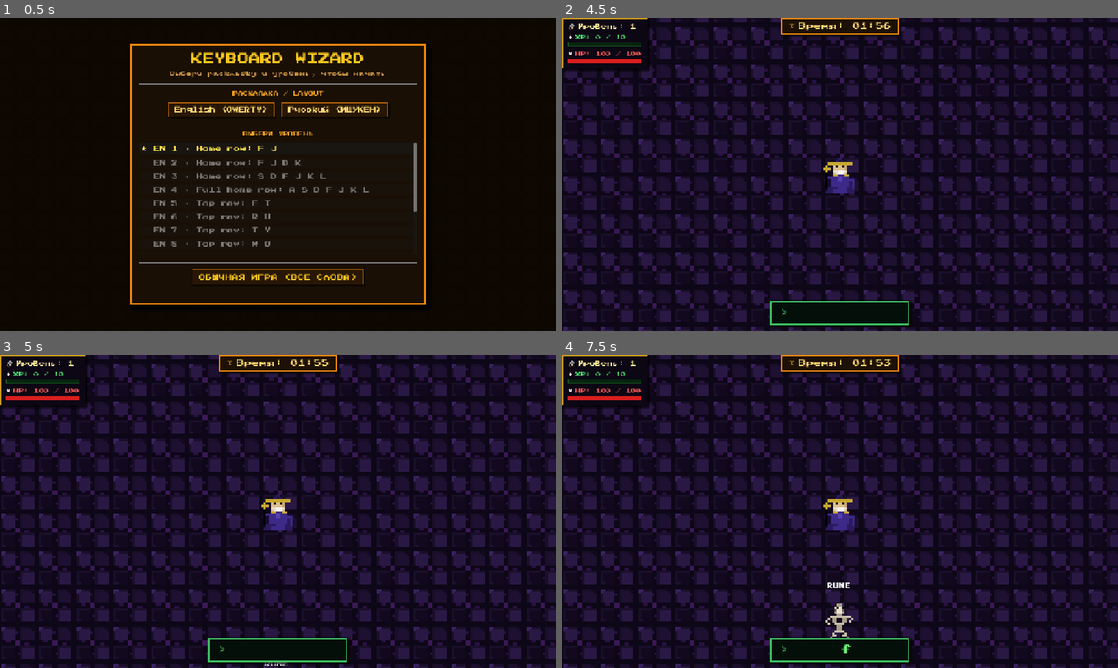
Above: before the commit, frames 1-4 (two rows, left to right).
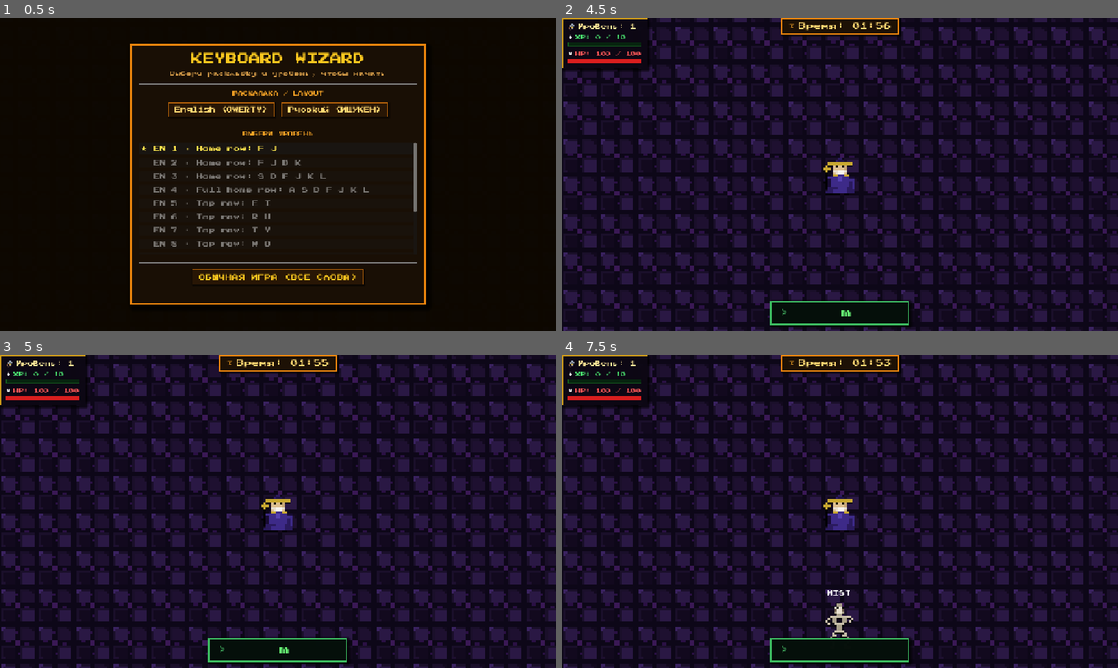
Above: after the commit, the same moments.

Repository: ilya885400/KeyboardWizard
Game: Godot game, scene res://scenes/Main.tscn
The game is run twice, just before and just after one commit, with the same random seed, the same clock (stepped at 60 frames per second) and the same inputs. Sound files missing from this copy of the repository are replaced by a short silence.
Inputs:
- Up to frame 1 (0.5 s): no input
- Up to frame 2 (4.5 s): click "ОБЫЧНАЯ ИГРА (ВСЕ СЛОВА)" at 0.5 s; tap Enter (ui_accept) at 1.25, 1.52, 2.27, 3.5, 3.77 s; hold D 1.28-2.03 s; hold Shift 1.28-2.03 s; tap K at 2.1 s; hold J 2.78-3.53 s; hold D 2.78-4.28 s; tap F at 3.6 s; tap M at 4.35 s
- Up to frame 3 (5 s): tap Enter (ui_accept) at 4.52 s
- Up to frame 4 (7.5 s): tap Enter (ui_accept) at 5, 5.27, 5.75, 6.77 s; tap Shift at 5.1 s; hold K 5.78-6.53 s; hold D from 6.53 s (still down); tap J at 6.6 s; hold F from 7.28 s (still down)

Frame 1 is identical in both runs. In frame 2, less than 0.1% of the frame differs, in the area x 47-53%, y 47-96%; in frame 3, less than 0.1%; in frame 4, 0.2%.

Commit message:
Подкрутив визуал врагов, окошка ввода, hp и xp бар теперь работает

Diff:
--- a/scenes/Enemy.tscn
+++ b/scenes/Enemy.tscn
@@ -108,6 +108,14 @@
 animation = &"walk"
 autoplay = "walk"
 
+[node name="Shadow" type="AnimatedSprite2D" parent="AnimatedSprite2D" unique_id=712652405]
+modulate = Color(0, 0, 0, 1)
+z_index = -1
+position = Vector2(0, 0.5)
+sprite_frames = SubResource("SpriteFrames_enemy")
+animation = &"walk"
+autoplay = "walk"
+
 [node name="LabelBG" type="Panel" parent="." unique_id=1806616539]
 visible = false
 z_index = -1
@@ -119,9 +127,9 @@
 
 [node name="WordLabel" type="RichTextLabel" parent="." unique_id=426150381]
 offset_left = -50.0
-offset_top = -116.0
+offset_top = -96.0
 offset_right = 50.0
-offset_bottom = -84.0
+offset_bottom = -64.0
 theme_override_colors/default_color = Color(1, 1, 1, 1)
 theme_override_font_sizes/normal_font_size = 17
 bbcode_enabled = true
@@ -147,4 +155,5 @@
 [node name="DetectionArea" type="Area2D" parent="." unique_id=1020472523]
 
 [node name="DetectionShape" type="CollisionShape2D" parent="DetectionArea" unique_id=733252821]
+visible = false
 shape = SubResource("CircleShape2D_detect")
--- a/scenes/EnemyGoblin.tscn
+++ b/scenes/EnemyGoblin.tscn
@@ -83,6 +83,15 @@
 autoplay = "walk"
 frame_progress = 0.53662145
 
+[node name="Shadow" type="AnimatedSprite2D" parent="AnimatedSprite2D" unique_id=1504040816]
+modulate = Color(0, 0, 0, 1)
+z_index = -1
+position = Vector2(0, 0.5)
+sprite_frames = SubResource("SpriteFrames_goblin")
+animation = &"walk"
+autoplay = "walk"
+frame_progress = 0.53662145
+
 [node name="LabelBG" type="Panel" parent="." unique_id=333099203]
 visible = false
 z_index = -1
@@ -94,9 +103,9 @@
 
 [node name="WordLabel" type="RichTextLabel" parent="." unique_id=1450093450]
 offset_left = -50.0
-offset_top = -116.0
+offset_top = -86.0
 offset_right = 50.0
-offset_bottom = -84.0
+offset_bottom = -54.0
 theme_override_colors/default_color = Color(0.72, 1, 0.72, 1)
 theme_override_font_sizes/normal_font_size = 17
 bbcode_enabled = true
--- a/scenes/EnemyTroll.tscn
+++ b/scenes/EnemyTroll.tscn
@@ -77,7 +77,7 @@
 [node name="EnemyTroll" type="CharacterBody2D" unique_id=1087866235 groups=["enemies"]]
 script = ExtResource("1_enemy")
 speed = 45.0
-hp = 4
+hp = 4.0
 exp_reward = 15
 enemy_type = "troll"
 
@@ -86,6 +86,14 @@
 
 [node name="AnimatedSprite2D" type="AnimatedSprite2D" parent="." unique_id=487303567]
 scale = Vector2(6, 6)
+sprite_frames = SubResource("SpriteFrames_troll")
+animation = &"walk"
+autoplay = "walk"
+
+[node name="Shadow" type="AnimatedSprite2D" parent="AnimatedSprite2D" unique_id=1456103522]
+modulate = Color(0, 0, 0, 1)
+z_index = -1
+position = Vector2(0, 0.6)
 sprite_frames = SubResource("SpriteFrames_troll")
 animation = &"walk"
 autoplay = "walk"
@@ -101,9 +109,9 @@
 
 [node name="WordLabel" type="RichTextLabel" parent="." unique_id=994714958]
 offset_left = -62.0
-offset_top = -138.0
+offset_top = -73.0
 offset_right = 62.0
-offset_bottom = -102.0
+offset_bottom = -37.0
 theme_override_colors/default_color = Color(1, 0.8, 0.5, 1)
 theme_override_font_sizes/normal_font_size = 18
 bbcode_enabled = true
@@ -115,9 +123,9 @@
 
 [node name="HPBar" type="ProgressBar" parent="." unique_id=984149269]
 offset_left = -40.0
-offset_top = -152.0
+offset_top = -87.0
 offset_right = 40.0
-offset_bottom = -142.0
+offset_bottom = -77.0
 theme_override_colors/font_color = Color(0, 0, 0, 0)
 theme_override_styles/background = SubResource("StyleBoxFlat_hp_bg")
 theme_override_styles/fill = SubResource("StyleBoxFlat_hp_fill")
--- a/scenes/EnemyWraith.tscn
+++ b/scenes/EnemyWraith.tscn
@@ -101,6 +101,14 @@
 autoplay = "walk"
 frame_progress = 0.32094523
 
+[node name="Shadow" type="AnimatedSprite2D" parent="AnimatedSprite2D" unique_id=153876282]
+visible = false
+modulate = Color(0.85, 0.7, 1, 0.9)
+sprite_frames = SubResource("SpriteFrames_wraith")
+animation = &"walk"
+autoplay = "walk"
+frame_progress = 0.32094523
+
 [node name="LabelBG" type="Panel" parent="." unique_id=2036244024]
 visible = false
 z_index = -1
@@ -112,9 +120,9 @@
 
 [node name="WordLabel" type="RichTextLabel" parent="." unique_id=1596112124]
 offset_left = -50.0
-offset_top = -116.0
+offset_top = -86.0
 offset_right = 50.0
-offset_bottom = -84.0
+offset_bottom = -54.0
 theme_override_colors/default_color = Color(0.8, 0.68, 1, 1)
 theme_override_font_sizes/normal_font_size = 17
 bbcode_enabled = true
@@ -126,9 +134,9 @@
 
 [node name="HPBar" type="ProgressBar" parent="." unique_id=1433379475]
 offset_left = -32.0
-offset_top = -130.0
+offset_top = -100.0
 offset_right = 32.0
-offset_bottom = -122.0
+offset_bottom = -92.0
 theme_override_colors/font_color = Color(0, 0, 0, 0)
 theme_override_styles/background = SubResource("StyleBoxFlat_hp_bg")
 theme_override_styles/fill = SubResource("StyleBoxFlat_hp_fill")
@@ -137,6 +145,7 @@
 show_percentage = false
 
 [node name="DetectionArea" type="Area2D" parent="." unique_id=579247296]
+visible = false
 
 [node name="DetectionShape" type="CollisionShape2D" parent="DetectionArea" unique_id=1067935783]
 shape = SubResource("CircleShape2D_detect")
--- a/scenes/Main.tscn
+++ b/scenes/Main.tscn
@@ -9,6 +9,7 @@
 [ext_resource type="PackedScene" uid="uid://dppnmoa3rs8iw" path="res://scenes/EnemyGoblin.tscn" id="6_q8u5g"]
 [ext_resource type="PackedScene" uid="uid://bxfm1nu8j665e" path="res://scenes/EnemyWraith.tscn" id="7_lhr70"]
 [ext_resource type="PackedScene" uid="uid://ccimgpbhan3mn" path="res://scenes/EnemyTroll.tscn" id="8_wp0k4"]
+[ext_resource type="AudioStream" uid="uid://bf3i582reacki" path="res://2026-05-20T07_05_20.581Z.wav" id="10_lhr70"]
 
 [sub_resource type="AudioStream" id="AudioStream_c01mt"]
 
@@ -150,8 +151,8 @@
 max_distance = 800.0
 
 [node name="Music" type="AudioStreamPlayer" parent="AudioManager" unique_id=1519412696]
+stream = ExtResource("10_lhr70")
 volume_db = -12.0
-autoplay = true
 
 [node name="HUD" type="CanvasLayer" parent="." unique_id=1173551988]
 layer = 5
@@ -237,7 +238,6 @@
 
 [node name="WinScreen" type="CanvasLayer" parent="." unique_id=2027264469]
 layer = 30
-visible = false
 
 [node name="Dimmer" type="ColorRect" parent="WinScreen" unique_id=1403895856]
 anchors_preset = 15
@@ -281,7 +281,7 @@
 layout_mode = 2
 theme_override_colors/font_color = Color(0.88, 0.65, 0.3, 1)
 theme_override_font_sizes/font_size = 16
-text = "Волшебник выжил все 10 минут!"
+text = "Волшебник выжил все 2 минуты!"
 horizontal_alignment = 1
 
 [node name="HSep1" type="HSeparator" parent="WinScreen/Panel/VBox" unique_id=867888644]
@@ -632,6 +632,7 @@
 vertical_alignment = 1
 
 [node name="LessonResultScreen" type="CanvasLayer" parent="." unique_id=1178881705]
+visible = false
 
 [node name="BGDimmer" type="ColorRect" parent="LessonResultScreen" unique_id=1000000060]
 anchors_preset = 15
--- a/scenes/Player.tscn
+++ b/scenes/Player.tscn
@@ -128,6 +128,8 @@
 "name": &"walk",
 "speed": 5.0
 }]
+
+[sub_resource type="ShaderMaterial" id="ShaderMaterial_70d11"]
 
 [sub_resource type="StyleBoxFlat" id="StyleBoxFlat_stats_panel"]
 content_margin_left = 14.0
@@ -192,6 +194,16 @@
 animation = &"attack"
 autoplay = "idle"
 
+[node name="Shadow" type="AnimatedSprite2D" parent="AnimatedSprite2D" unique_id=1878573212]
+modulate = Color(0, 0, 0, 1)
+self_modulate = Color(1, 1, 1, 0.65882355)
+show_behind_parent = true
+material = SubResource("ShaderMaterial_70d11")
+position = Vector2(0, 0.8333334)
+sprite_frames = SubResource("SpriteFrames_wizard")
+animation = &"attack"
+autoplay = "idle"
+
 [node name="CanvasLayer" type="CanvasLayer" parent="." unique_id=1685721350]
 layer = 10
 visible = false
--- a/scenes/Projectile.tscn
+++ b/scenes/Projectile.tscn
@@ -1,7 +1,27 @@
 [gd_scene format=3 uid="uid://d4a607q1lr42x"]
 
 [ext_resource type="Script" uid="uid://d344yin5nfufs" path="res://scripts/projectile.gd" id="1_proj"]
+[ext_resource type="Texture2D" uid="uid://dbe4qlkhxjgwf" path="res://pixel_assets/projectile/download.png" id="2_du7tx"]
 [ext_resource type="Texture2D" uid="uid://ctgjxbrhwqhgx" path="res://assets/projectile_fire.svg" id="2_tex_fire"]
+[ext_resource type="Texture2D" uid="uid://bavnpvh8joa3o" path="res://pixel_assets/projectile/download (1).png" id="3_qjnh8"]
+[ext_resource type="Texture2D" uid="uid://dhthk6dqk136t" path="res://pixel_assets/projectile/download (2).png" id="4_xjfis"]
+
+[sub_resource type="SpriteFrames" id="SpriteFrames_a7ljl"]
+animations = [{
+"frames": [{
+"duration": 1.0,
+"texture": ExtResource("2_du7tx")
+}, {
+"duration": 1.0,
+"texture": ExtResource("3_qjnh8")
+}, {
+"duration": 1.0,
+"texture": ExtResource("4_xjfis")
+}],
+"loop": true,
+"name": &"default",
+"speed": 5.0
+}]
 
 [sub_resource type="CircleShape2D" id="CircleShape2D_proj"]
 radius = 8.0
@@ -36,10 +56,17 @@
 collision_mask = 2
 script = ExtResource("1_proj")
 
+[node name="AnimatedSprite2D" type="AnimatedSprite2D" parent="." unique_id=1919524329]
+scale = Vector2(1.5, 1.5)
+sprite_frames = SubResource("SpriteFrames_a7ljl")
+autoplay = "default"
+frame_progress = 0.7909413
+
 [node name="CollisionShape2D" type="CollisionShape2D" parent="." unique_id=198780010]
 shape = SubResource("CircleShape2D_proj")
 
 [node name="Sprite2D" type="Sprite2D" parent="." unique_id=2085538221]
+visible = false
 scale = Vector2(0.5, 0.5)
 texture = ExtResource("2_tex_fire")
 
--- a/scripts/enemy.gd
+++ b/scripts/enemy.gd
@@ -19,6 +19,8 @@
 
 @onready var label: RichTextLabel = $WordLabel
 @onready var anim_sprite: AnimatedSprite2D = $AnimatedSprite2D
+@onready var anim_sprite_shadow: AnimatedSprite2D = $AnimatedSprite2D/Shadow
+
 @onready var hp_bar: ProgressBar = $HPBar
 
 var player: Node = null
@@ -48,7 +50,7 @@
 	velocity = direction * speed
 	move_and_slide()
 	anim_sprite.flip_h = direction.x < 0
-
+	anim_sprite_shadow.flip_h = direction.x <0
 
 # ─────────────────────────────────────────
 # СЛОВО
--- a/scripts/enemy_manager.gd
+++ b/scripts/enemy_manager.gd
@@ -30,9 +30,23 @@
 # ─────────────────────────────────────────
 # ОРИГИНАЛЬНЫЙ СЛОВАРЬ (обычный режим)
 # ─────────────────────────────────────────
-const WORDS_SHORT  := ["fire", "bolt", "mana", "ice", "arc", "hex"]
-const WORDS_MEDIUM := ["flame", "storm", "rune", "curse", "spell", "shade"]
-const WORDS_LONG   := ["inferno", "blizzard", "grimoire", "sorcery", "eldritch"]
+const WORDS_SHORT := [
+	"fire", "bolt", "mana", "ice", "arc", "hex",
+	"soul", "void", "dark", "wind", "dust", "beam",
+	"orb", "fury", "gaze", "bane", "mist", "glow"
+]
+
+const WORDS_MEDIUM := [
+	"flame", "storm", "rune", "curse", "spell", "shade",
+	"blaze", "chill", "cloak", "ethos", "glyph", "spark",
+	"hallow", "wraith", "venom", "spirit", "shadow", "primal"
+]
+
+const WORDS_LONG := [
+	"inferno", "blizzard", "grimoire", "sorcery", "eldritch",
+	"tempest", "arcane", "channel", "spectral", "shimmer",
+	"phantom", "eclipse", "conjure", "mystic", "barrier"
+]
 
 var word_pool: Array[String] = []
 var max_word_length: int     = 7
--- a/scripts/main.gd
+++ b/scripts/main.gd
@@ -53,6 +53,7 @@
 @onready var keys_label: Label       = $LessonHUD/KeysPanel/KeysLabel
 @onready var acc_label: Label        = $LessonHUD/StatsPanel/VBox/AccLabel
 @onready var wpm_label: Label        = $LessonHUD/StatsPanel/VBox/WpmLabel
+@onready var music_player: AudioStreamPlayer = $AudioManager/Music
 
 # ── Экран выбора урока ─────────────────────────────────────────────────────────
 @onready var lesson_select_screen: CanvasLayer = $LessonSelectScreen
@@ -274,8 +275,14 @@
 
 # ─────────────────────────────────────────
 # СТАРТ ОБЫЧНОЙ ИГРЫ
-# ─────────────────────────────────────────
+# ────────────────────────────────────────
+func _on_music_finished():
+	music_player.play() # Снова запускаем воспроизведение
+
 func _start_normal_game() -> void:
+	music_player.finished.connect(_on_music_finished)
+	music_player.play()
+
 	player.lesson_lang = ""
 
 	$HUD.visible = true
--- a/scripts/player.gd
+++ b/scripts/player.gd
@@ -28,14 +28,20 @@
 # Флаг для контроля анимации атаки
 var is_attacking: bool = false
 
+var was_completed: bool = false
+
 signal leveled_up(new_level: int)
 signal died
 
 @onready var anim_player: AnimatedSprite2D = $AnimatedSprite2D
+@onready var anim_player_shadow: AnimatedSprite2D = $AnimatedSprite2D/Shadow
+
 @onready var exp_label: Label   = $CanvasLayer/StatsPanel/VBox/XPRow/XPHeaderRow/ExpLabel
 @onready var level_label: Label = $CanvasLayer/StatsPanel/VBox/LevelRow/LevelLabel
 @onready var hp_label: Label    = $CanvasLayer/StatsPanel/VBox/HPRow/HPHeaderRow/HPLabel
 @onready var input_label: Label = $CanvasLayer/InputPanel/HBox/InputLabel
+@onready var hp_bar: ProgressBar = $CanvasLayer/StatsPanel/VBox/HPRow/HPBar # Укажите верный путь к вашему ProgressBar
+@onready var exp_bar: ProgressBar = $CanvasLayer/StatsPanel/VBox/XPRow/XPBar # Укажите верный путь к вашему ProgressBar
 
 @onready var _invincibility_timer: Timer = $InvincibilityTimer
 @onready var _flash_timer: Timer         = $FlashTimer
@@ -59,6 +65,7 @@
 	# Подключаем сигнал завершения анимации, чтобы вовремя выключать флаг атаки
 	if anim_player:
 		anim_player.animation_finished.connect(_on_animation_finished)
+		anim_player_shadow.animation_finished.connect(_on_animation_finished)
 
 	# Передаём сцену снаряда в менеджер заклинаний
 	spell_manager.player          = self
@@ -100,14 +107,18 @@
 
 	if velocity.length() > 0:
 		anim_player.play("walk")
+		anim_player_shadow.play("walk")
 		# Разворачиваем спрайт влево или вправо в зависимости от движения
 		if velocity.x < 0:
 			anim_player.flip_h = true  # Смотрит влево
+			anim_player_shadow.flip_h = true
 		elif velocity.x > 0:
 			anim_player.flip_h = false # Смотрит вправо
+			anim_player_shadow.flip_h = false
 	else:
 		# Если анимации покоя (idle) нет, останавливаем анимацию ходьбы на 0-м кадре
 		anim_player.play("idle")
+		anim_player_shadow.play("idle")
 		# Если позже добавишь анимацию "idle", замени строку выше на: anim_player.play("idle")
 
 
@@ -116,6 +127,7 @@
 	if anim_player.animation == "attack":
 		is_attacking = false
 		anim_player.animation = "idle"
+		anim_player_shadow.animation = "idle"
 
 
 # ─────────────────────────────────────────
@@ -250,6 +262,9 @@
 
 		# Если слово полностью допечатано
 		if current_input.length() >= word.length():
+			_update_input_display()
+
+			was_completed = true
 			emit_signal("word_completed")
 			target_enemy._assign_new_word()
 			_shoot_projectile(target_enemy)
@@ -322,11 +337,14 @@
 	if anim_player:
 		is_attacking = true
 		anim_player.play("attack")
+		anim_player_shadow.play("attack")
 		# Опционально: разворачиваем лицом к врагу при выстреле
 		if enemy.global_position.x < global_position.x:
 			anim_player.flip_h = true
+			anim_player_shadow.flip_h=true
 		else:
 			anim_player.flip_h = false
+			anim_player_shadow.flip_h= false
 
 	# ── Доп. эффекты заклинаний ───────────────────────────────────────────────
 	if spell_manager.has_chain:
@@ -363,15 +381,25 @@
 # UI
 # ─────────────────────────────────────────
 func _update_ui() -> void:
+	# Обновление текста
 	if exp_label:   exp_label.text   = "XP: %d / %d" % [experience, exp_to_next_level]
 	if level_label: level_label.text = "Уровень: %d"  % level
 	if hp_label:    hp_label.text    = "HP: %d / %d"  % [current_hp, max_hp]
 
+	# Обновление визуальных полосок
+	if hp_bar:
+		hp_bar.max_value = max_hp
+		hp_bar.value = current_hp
+
+	if exp_bar:
+		exp_bar.max_value = exp_to_next_level
+		exp_bar.value = experience
 
 func _update_input_display() -> void:
-	if input_label:
+	if input_label and not was_completed:
 		input_label.text = current_input if current_input.length() > 0 else ""
-
+	if was_completed:
+		was_completed= not was_completed
 
 # ─────────────────────────────────────────
 # АПГРЕЙДЫ
Binary file added: pixel_assets/projectile/download (1).png
Binary file added: pixel_assets/projectile/download (2).png
Binary file added: pixel_assets/projectile/download.png
